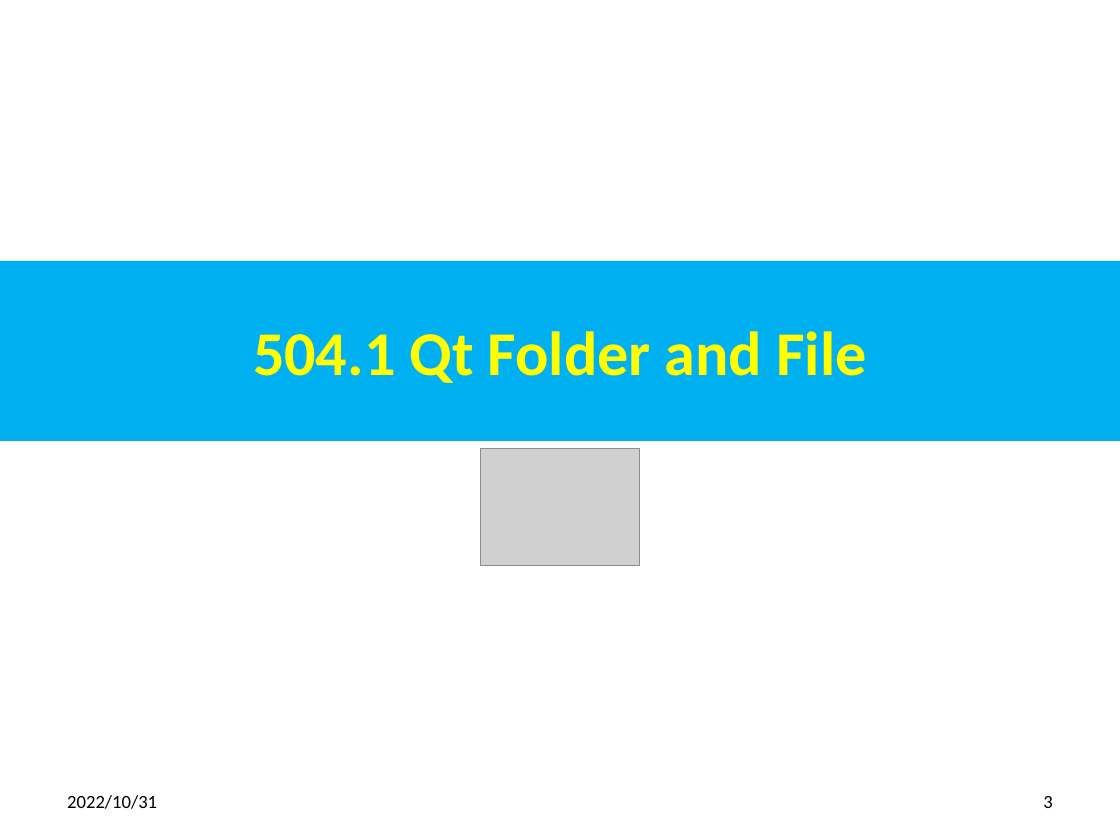
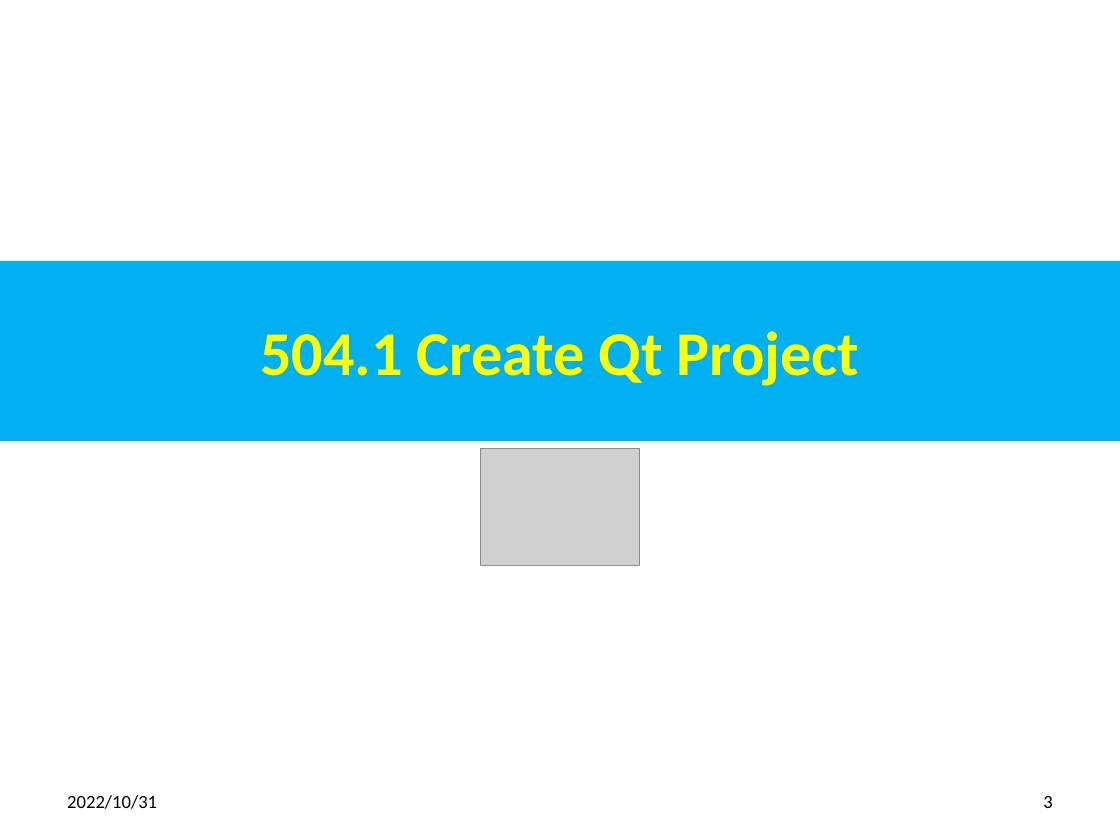
Before and after one commit to peterhchen/012_Qt, a slide deck: slide 3 of 504_Basic_QtApp.pptx. Drawn at 1120x840 pixels with LibreOffice and Linux fonts; fonts in the diff are those of the drawing; grey boxes stand for pictures. Boxes give left, top, right and bottom in pixels: in the first picture for what was removed or moved away, otherwise in the second. Text is boxed around its words. In the diff, an @@ line names an element or a change of style, - is before the commit and + after.

```diff
--- a/504_Basic_QtApp.pptx
+++ b/504_Basic_QtApp.pptx
@@ title at <box>260,331,859,386</box>: text changed @@
-504.1 Qt Folder and File
+504.1 Create Qt Project
```
Also in this commit, not shown: 1 other slide changed, 9 slides added, 1 other file.
